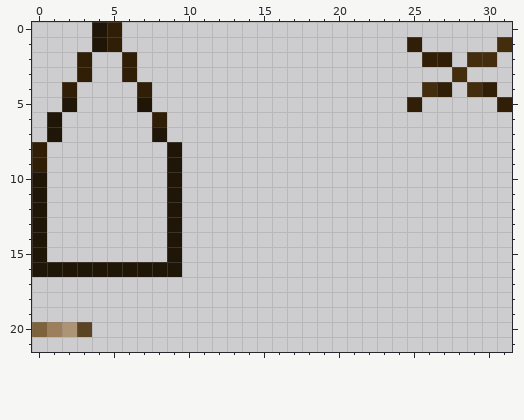
Edited in one commit: pixel-art sprite (assets/minecraft/textures/custom/block/pot_string.png). Above: the version before the commit.
The file is 32x32 pixels. Shown: x 0..31, y 0..21.
And afterwards:
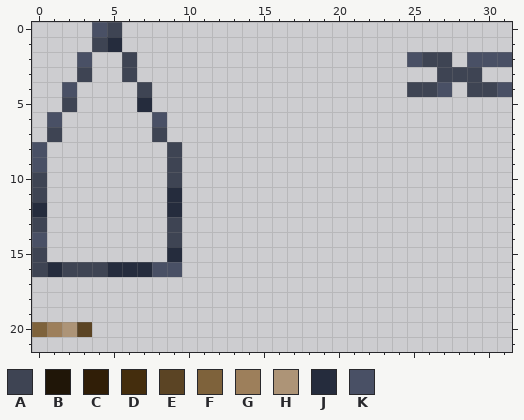
Palette (. is transparent): A #3e4453  B #201608  C #301e07  D #442d0d  E #5b4424  F #7e623b  G #9d7f5b  H #ad9477  J #252c3d  K #495065
Diff:
@@ x 0..31 @@
- 0 ....BC..........................
- 1 ....BC...................C.....D
- 2 ...C..C...................CC.DD.
- 3 ...C..C.....................D...
- 4 ..C....C..................DC.DC.
- 5 ..B....B.................C.....C
- 6 .B......C.......................
- 7 .B......B.......................
- 8 C........B......................
- 9 C........B......................
-10 B........B......................
-11 B........B......................
-12 B........B......................
-13 B........B......................
-14 B........B......................
-15 B........B......................
-16 BBBBBBBBBB......................
+ 0 ....KA..........................
+ 1 ....AJ..........................
+ 2 ...K..A..................KAA.KKK
+ 3 ...A..A....................AAA..
+ 4 ..K....A.................AAK.AAK
+ 5 ..A....J........................
+ 6 .K......K.......................
+ 7 .A......A.......................
+ 8 K........A......................
+ 9 K........A......................
+10 A........A......................
+11 A........J......................
+12 J........J......................
+13 A........A......................
+14 K........A......................
+15 A........J......................
+16 AJAAAJJJKK......................
 17 ................................
Changed places in both pictures, as pixel boxes (x1, y1, x2, y2):
changed: (32, 22, 182, 277)
changed: (407, 37, 512, 112)
